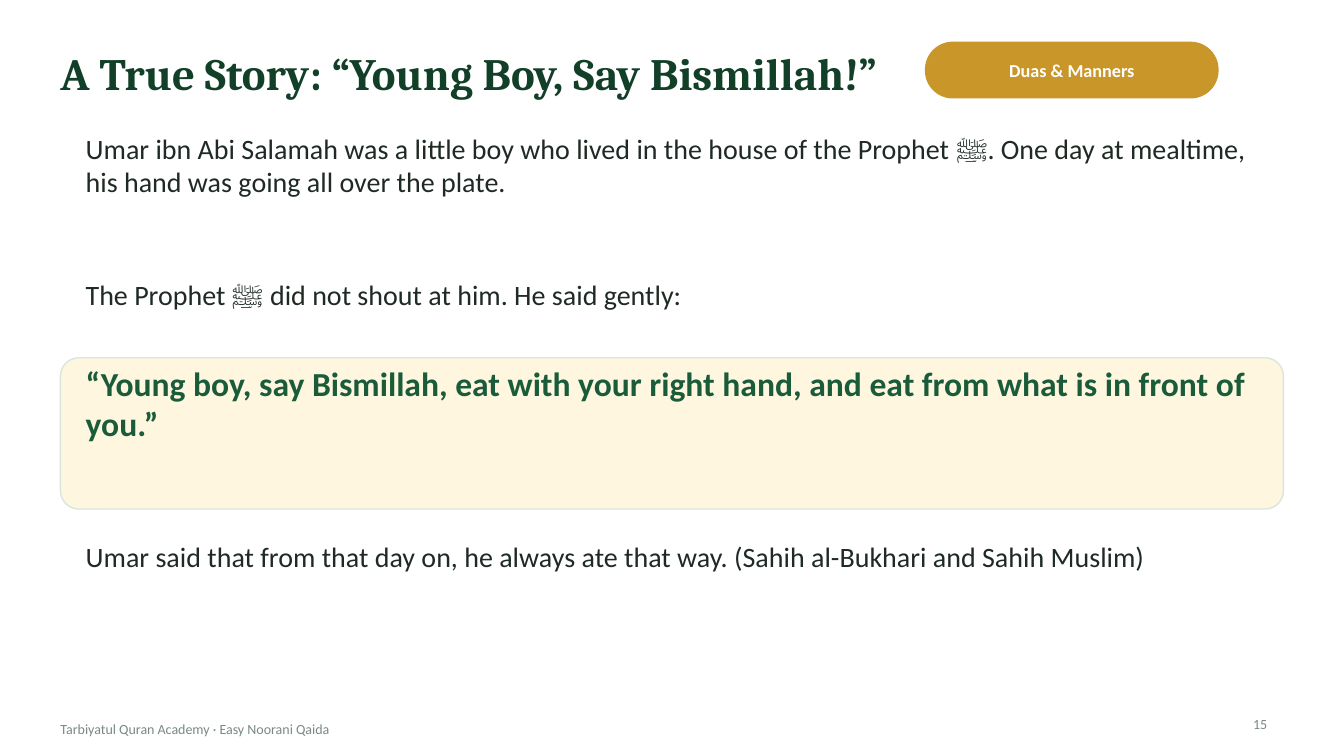
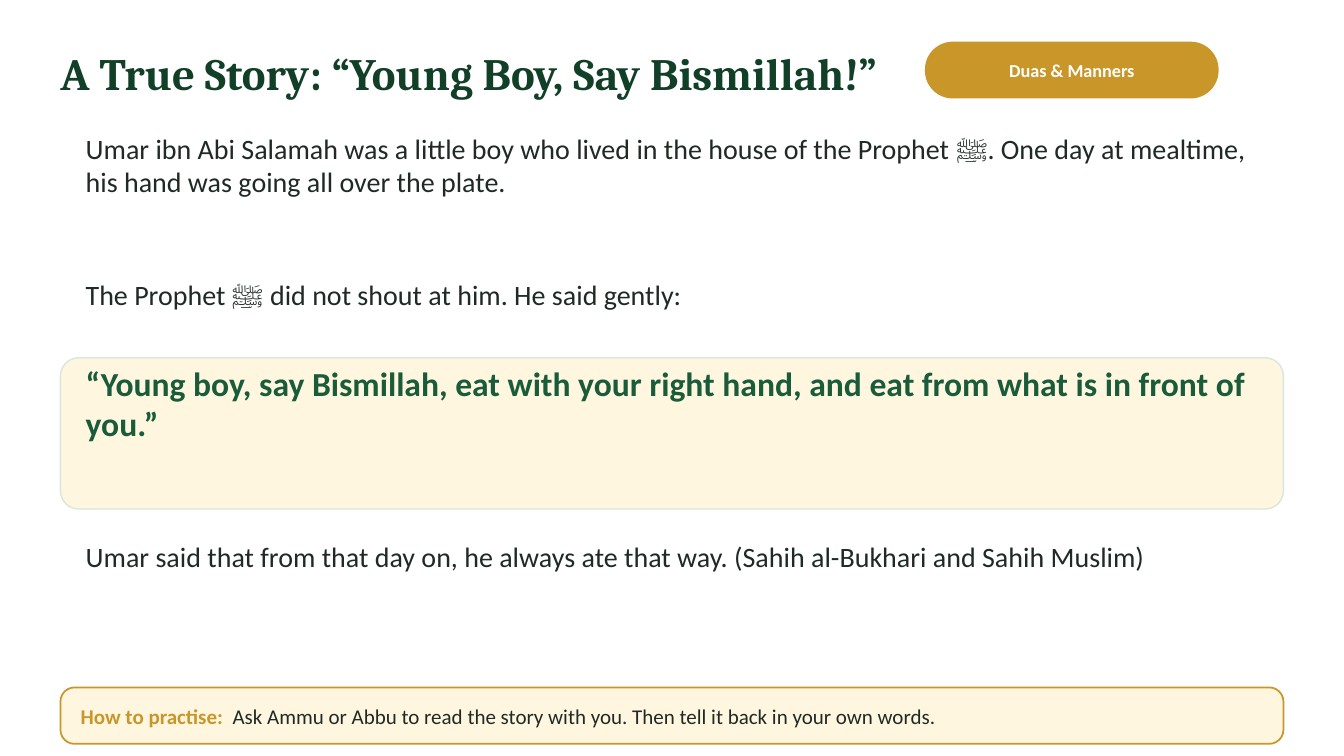
Before and after one commit to ibnhosain/TQA-Management-System, a slide deck: slide 15 of backend/core/deck_seed/easy-noorani-qaida-lecture-01-student.pptx. Drawn at 1344x756 pixels with LibreOffice and Linux fonts; fonts in the diff are those of the drawing; background and template pictures are left out. Boxes give left, top, right and bottom in pixels: in the first picture for what was removed or moved away, otherwise in the second. Text is boxed around its words. In the diff, an @@ line names an element or a change of style, - is before the commit and + after.

```diff
--- a/backend/core/deck_seed/easy-noorani-qaida-lecture-01-student.pptx
+++ b/backend/core/deck_seed/easy-noorani-qaida-lecture-01-student.pptx
@@ rounded rectangle added at (x1=60, y1=688, x2=1284, y2=744), fill #FFF6E0, outline #C9962A 1.25 pt @@
@@ text added at (x1=81, y1=709, x2=935, y2=728), 15 pt, text #1F2A24 @@
+How to practise: Ask Ammu or Abbu to read the story with you. Then tell it back in your own words.
@@ text removed at (x1=60, y1=724, x2=329, y2=736) @@
-Tarbiyatul Quran Academy · Easy Noorani Qaida
@@ page number removed at (x1=1253, y1=720, x2=1267, y2=729) @@
-15
```
Also in this commit, not shown: 20 other slides changed, 2 other files.
